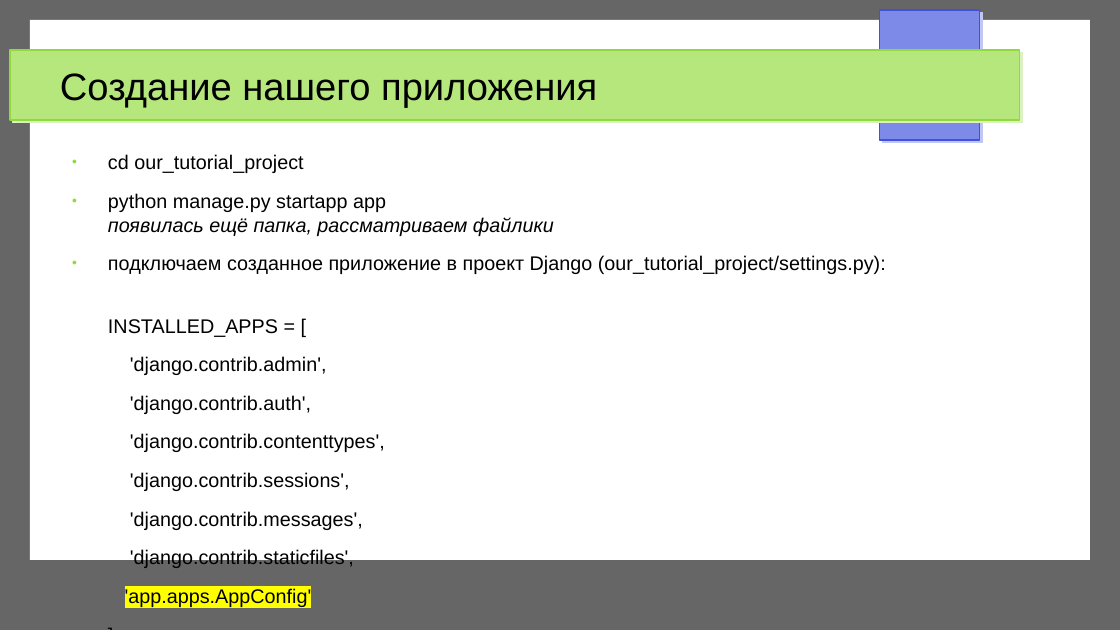
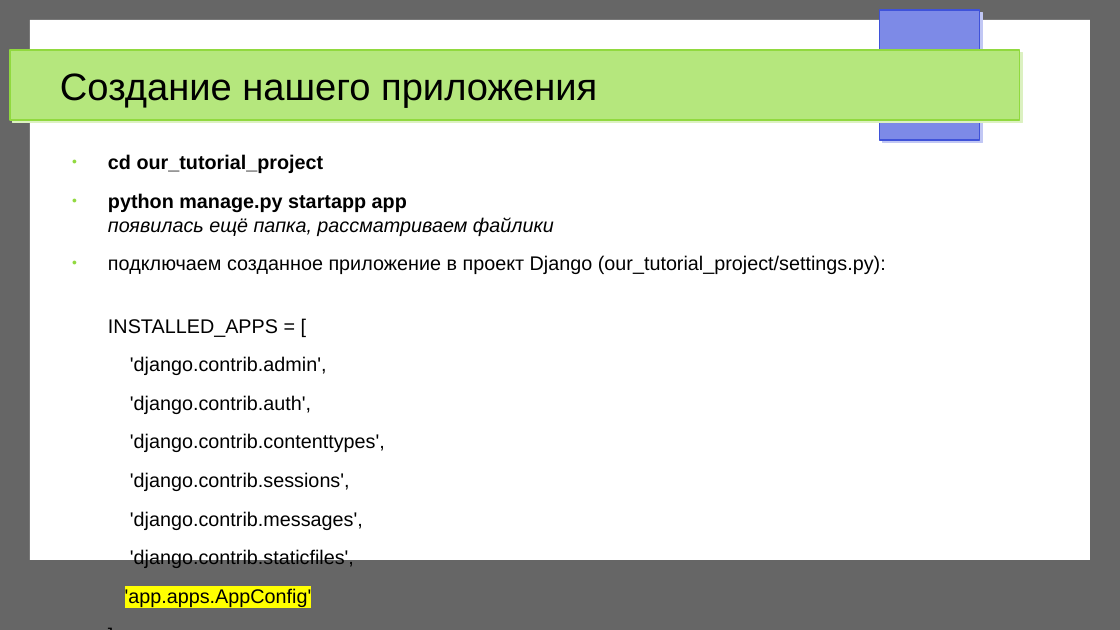
Before and after one commit to trnkv/django__my_tutorial, a slide deck: slide 6 of description.odp (slide 5 before the commit). Drawn at 1120x630 pixels with LibreOffice and Linux fonts; fonts in the diff are those of the drawing. Boxes give left, top, right and bottom in pixels: in the first picture for what was removed or moved away, otherwise in the second. Text is boxed around its words. In the diff, an @@ line names an element or a change of style, - is before the commit and + after.

```diff
--- a/description.odp
+++ b/description.odp
@@ text at box(108, 154, 554, 236): bold on in "cd our_tutorial_project", "python manage.py startapp app" @@
```
Also in this commit, not shown: 14 other slides changed, 6 slides added, 4 other files.
